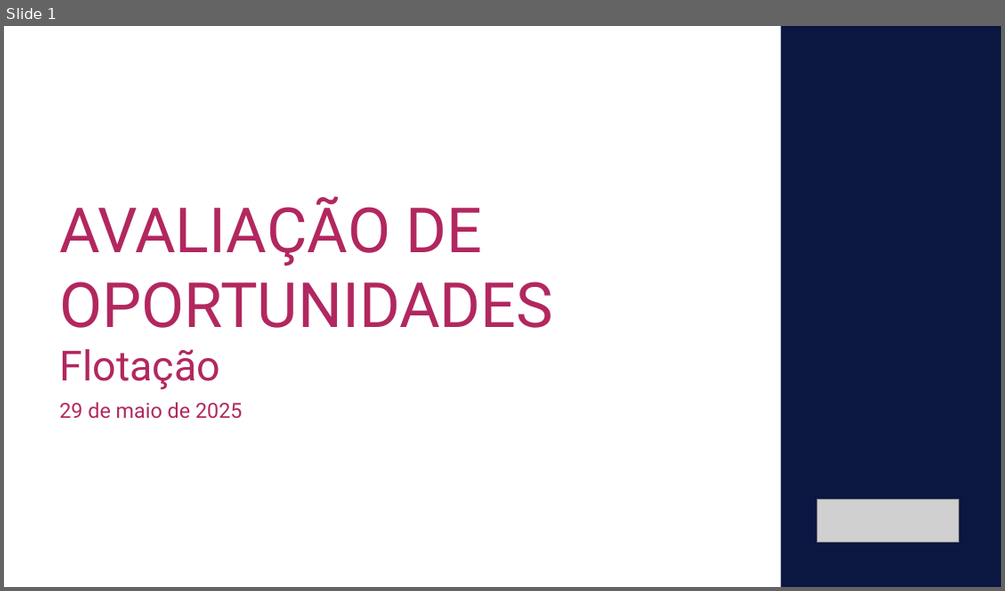
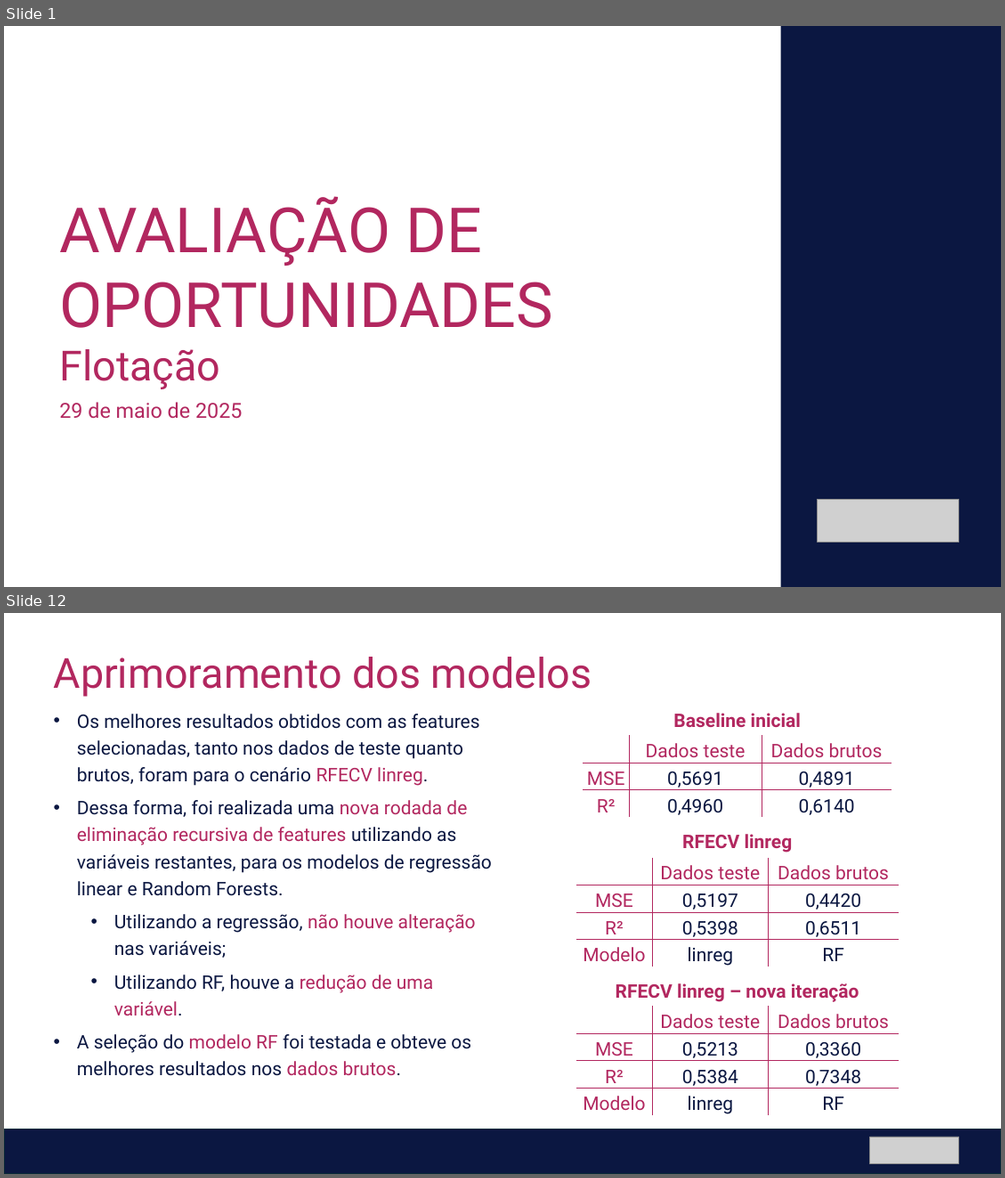
Before and after one commit to matleobor/case-ihm, a slide deck: IHM Stefanini - Análise de Oportunidade - Flotação.pptx. Shown one above the other, each under a label of ours: slide 1 before the commit, slides 1 and 12 after it; the slides between them are not shown. The pictures are 1005x591 and 1005x1178 pixels, drawn with LibreOffice and Linux fonts; fonts in the diff are those of the drawing; grey boxes stand for pictures. Boxes give left, top, right and bottom in pixels: in the first picture for what was removed or moved away, otherwise in the second. Text is boxed around its words. In the diff, an @@ line names an element or a change of style, - is before the commit and + after.

```diff
--- a/IHM Stefanini - Análise de Oportunidade - Flotação.pptx
+++ b/IHM Stefanini - Análise de Oportunidade - Flotação.pptx
@@ slide 12 added at <box>4,613,1001,1174</box>, background #FFFFFF @@
@@ text added at <box>54,657,591,697</box>, 40 pt, text #B2275F @@
+Aprimoramento dos modelos
@@ text added at <box>77,714,492,1076</box>, 18 pt, text #0B1741 @@
+• Os melhores resultados obtidos com as features selecionadas, tanto nos dados de teste quanto brutos, foram para o cenário RFECV linreg.
+• Dessa forma, foi realizada uma nova rodada de eliminação recursiva de features utilizando as variáveis restantes, para os modelos de regressão linear e Random Forests.
+  • Utilizando a regressão, não houve alteração nas variáveis;
+  • Utilizando RF, houve a redução de uma variável.
+• A seleção do modelo RF foi testada e obteve os melhores resultados nos dados brutos.
@@ text added at <box>673,713,801,727</box>, 18 pt, text #B2275F, bold @@
+Baseline inicial
@@ table added at <box>582,736,890,819</box>, 3 rows, 3 columns @@
+ | Dados teste | Dados brutos
+MSE | 0,5691 | 0,4891
+R² | 0,4960 | 0,6140
@@ text added at <box>682,834,793,852</box>, 18 pt, text #B2275F, bold @@
+RFECV linreg
@@ table added at <box>576,858,898,969</box>, 4 rows, 3 columns @@
+ | Dados teste | Dados brutos
+MSE | 0,5197 | 0,4420
+R² | 0,5398 | 0,6511
+Modelo | linreg | RF
@@ text added at <box>615,983,859,1002</box>, 18 pt, text #B2275F, bold @@
+RFECV linreg – nova iteração
@@ table added at <box>576,1005,898,1118</box>, 4 rows, 3 columns @@
+ | Dados teste | Dados brutos
+MSE | 0,5213 | 0,3360
+R² | 0,5384 | 0,7348
+Modelo | linreg | RF
@@ rectangle added at <box>4,1129,1001,1174</box>, fill #0B1741, outline #092A39 1.5 pt @@
@@ picture added at <box>870,1136,959,1163</box> @@
```
Also in this commit, not shown: 1 slide changed, 12 other slides added, 1 other file.
